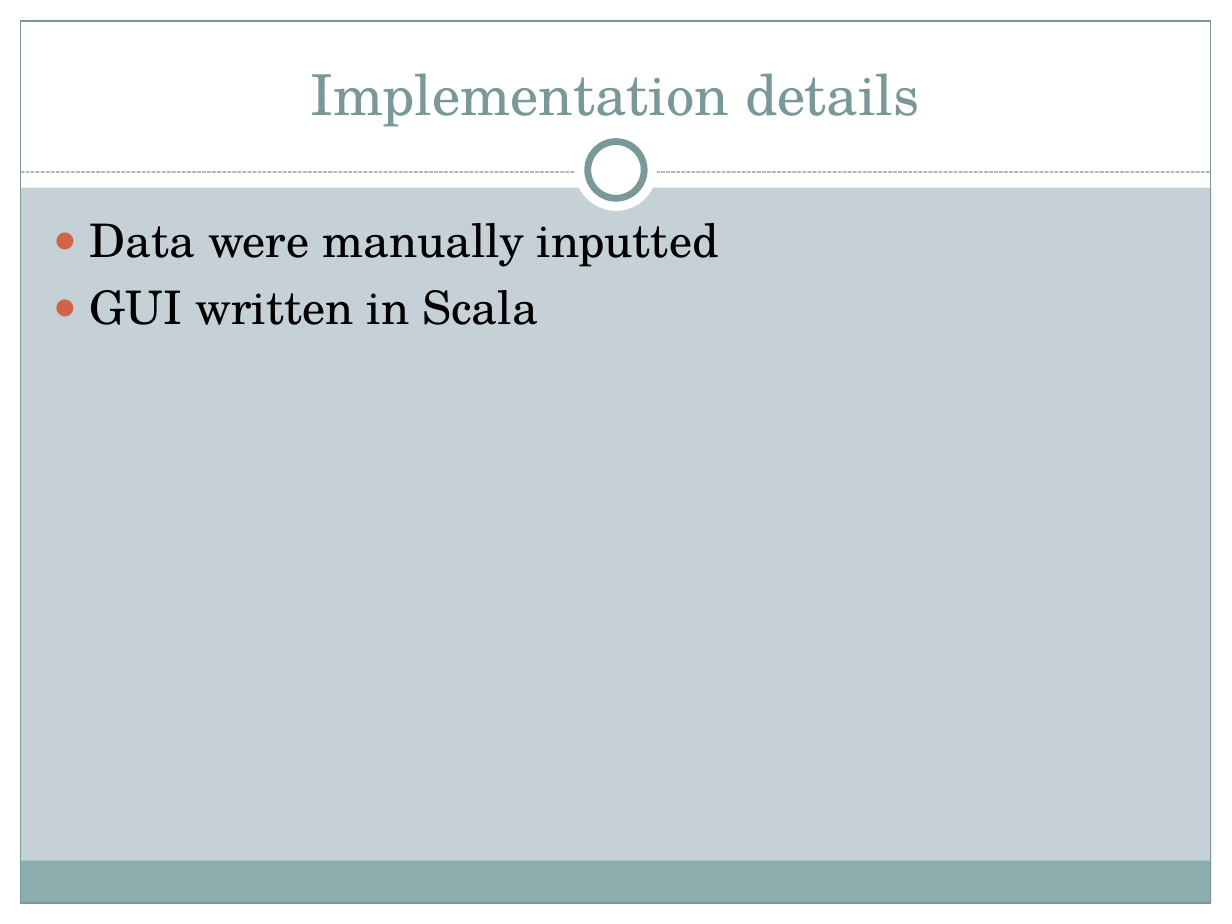
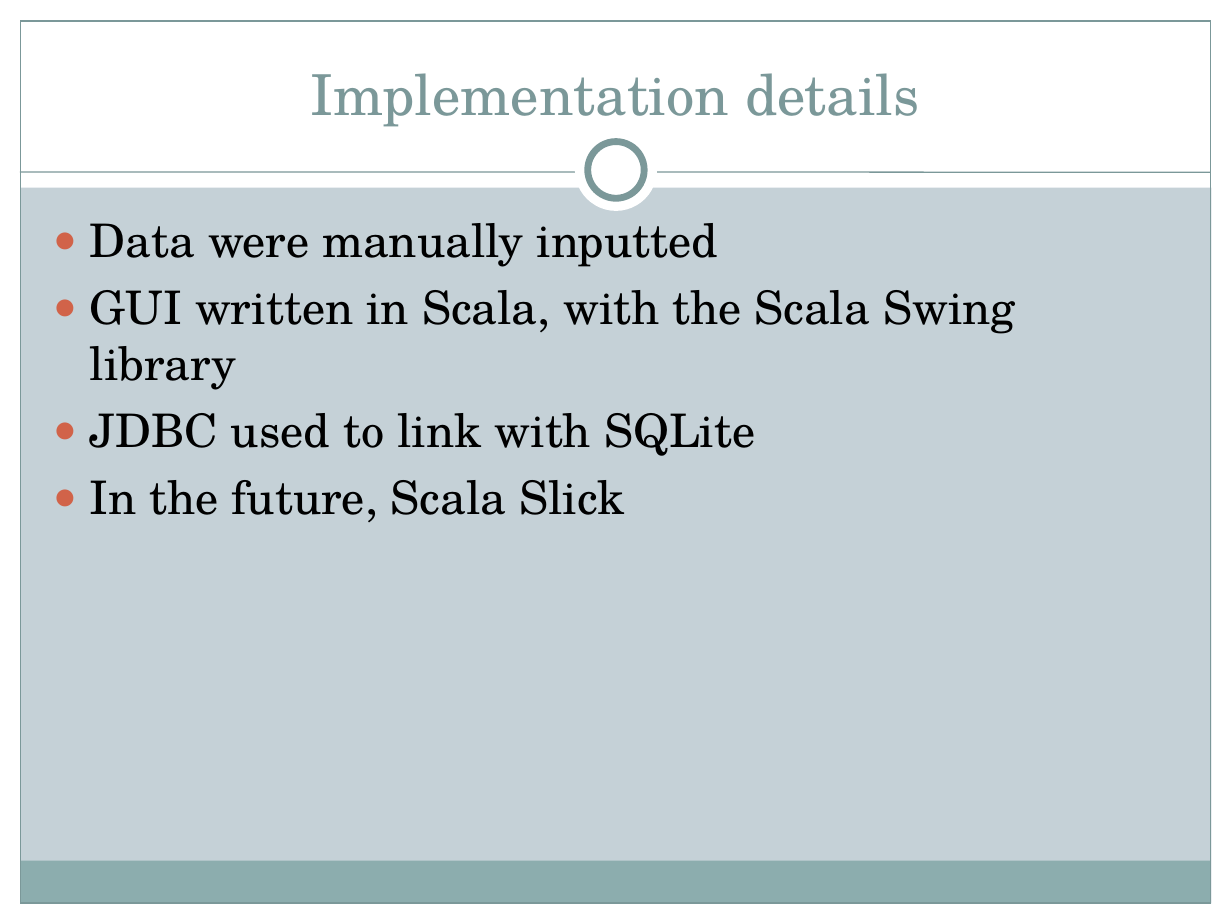
Before and after one commit to allenkvu/CSE111-project, a slide deck: slide 11 of DB_powerpoint.ppt (slide 8 before the commit). Drawn at 1232x924 pixels with LibreOffice and Linux fonts; fonts in the diff are those of the drawing. Boxes give left, top, right and bottom in pixels: in the first picture for what was removed or moved away, otherwise in the second. Text is boxed around its words. In the diff, an @@ line names an element or a change of style, - is before the commit and + after.

```diff
--- a/DB_powerpoint.ppt
+++ b/DB_powerpoint.ppt
@@ line (21, 172) - (1211, 172): stroke #7B9899 0.74 pt dashed to #7B9899 0.74 pt @@
@@ text at (90,290,1016,522): text changed @@
-● GUI written in Scala
+● GUI written in Scala, with the Scala Swing library
+● JDBC used to link with SQLite
+● In the future, Scala Slick
```
Also in this commit, not shown: 8 other slides changed, 4 slides added, 1 slide removed, 25 other files.
